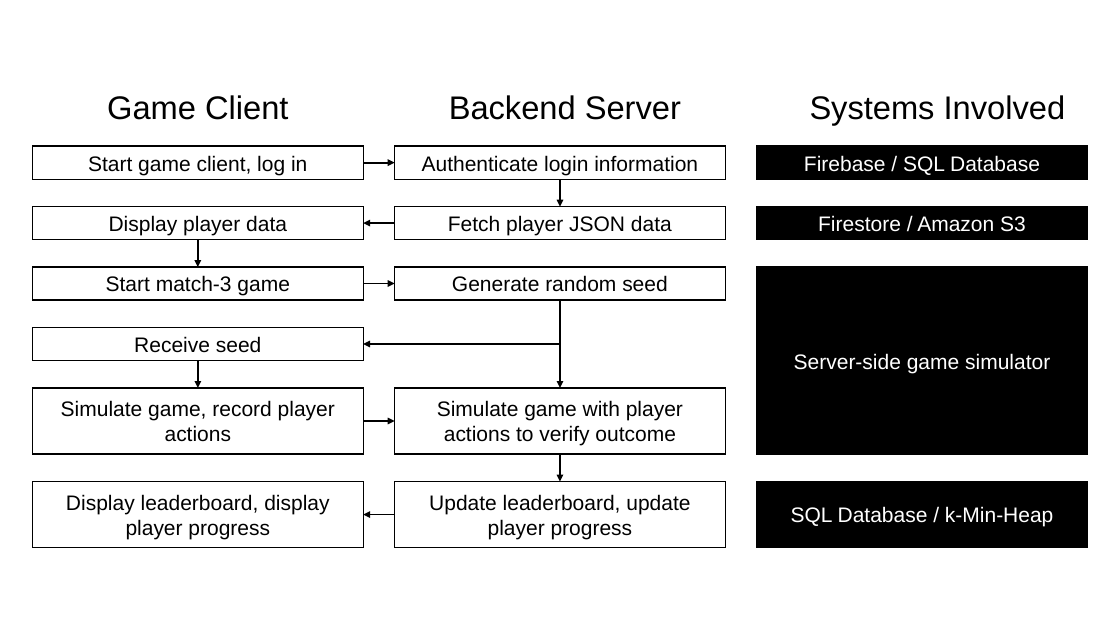
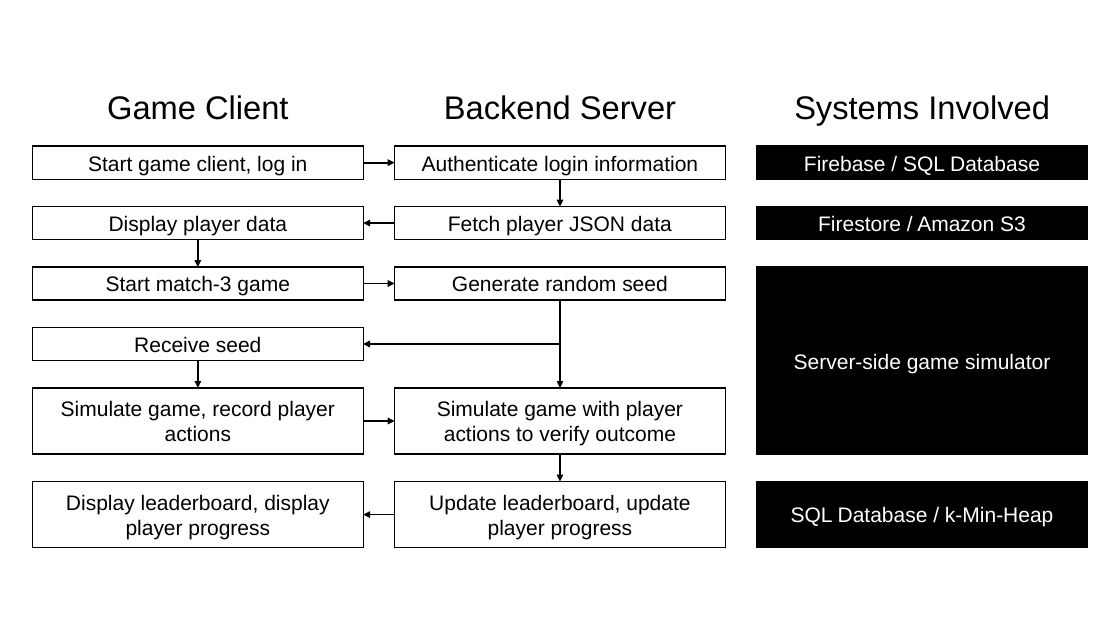
Before and after one commit to Piyotato/HappyHourTechnicalScreen, a slide deck: slide 1 of Diagrams.pptx. Drawn at 1120x630 pixels with LibreOffice and Linux fonts; fonts in the diff are those of the drawing. Boxes give left, top, right and bottom in pixels: in the first picture for what was removed or moved away, otherwise in the second. Text is boxed around its words. In the diff, an @@ line names an element or a change of style, - is before the commit and + after.

```diff
--- a/Diagrams.pptx
+++ b/Diagrams.pptx
@@ text "Backend Server": place and size @@
-text "Backend Server" at [449, 95, 681, 120]
+text "Backend Server" at [444, 95, 676, 120]
@@ text "Systems Involved": place and size @@
-text "Systems Involved" at [810, 95, 1066, 125]
+text "Systems Involved" at [794, 95, 1050, 125]
```
Also in this commit, not shown: 2 other files.
